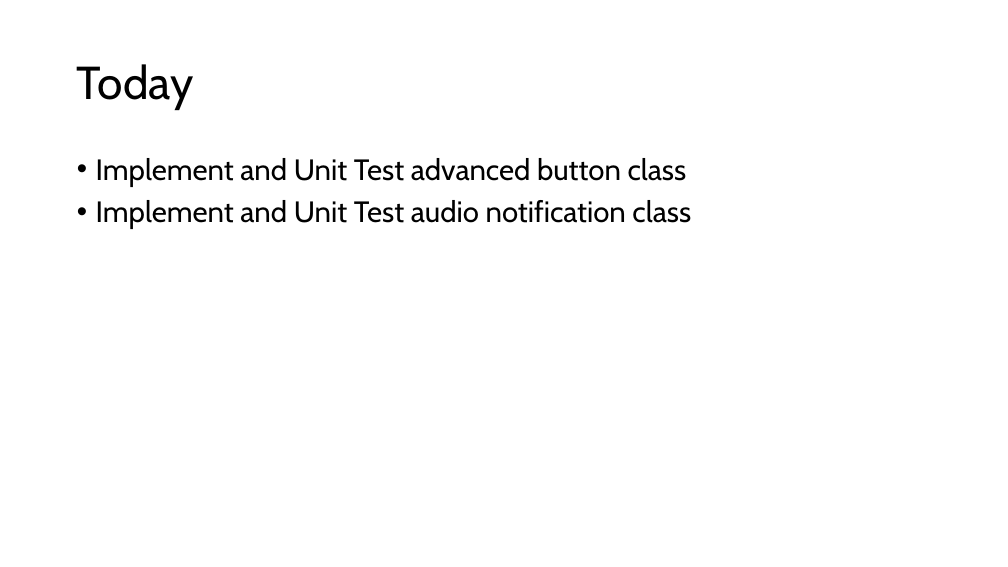
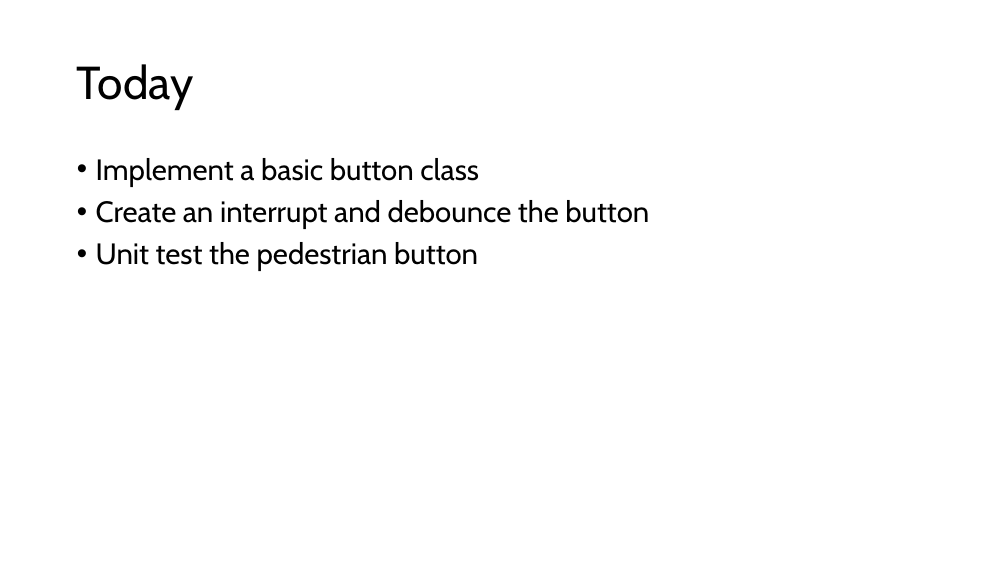
Before and after one commit to TempeHS/MicroPython_OOP_Pi_Pico_Mini_Project_Source, a slide deck: slide 3 of tutorials/presentations/Lecture4.pptx. Drawn at 1008x567 pixels with LibreOffice and Linux fonts; fonts in the diff are those of the drawing. Boxes give left, top, right and bottom in pixels: in the first picture for what was removed or moved away, otherwise in the second. Text is boxed around its words. In the diff, an @@ line names an element or a change of style, - is before the commit and + after.

```diff
--- a/tutorials/presentations/Lecture4.pptx
+++ b/tutorials/presentations/Lecture4.pptx
@@ text at (96, 158, 649, 271): text changed @@
-• Implement and Unit Test advanced button class
-• Implement and Unit Test audio notification class
+• Implement a basic button class
+• Create an interrupt and debounce the button
+• Unit test the pedestrian button
```
Also in this commit, not shown: 1 other slide changed, 7 slides added, 1 slide removed, 14 other files.
